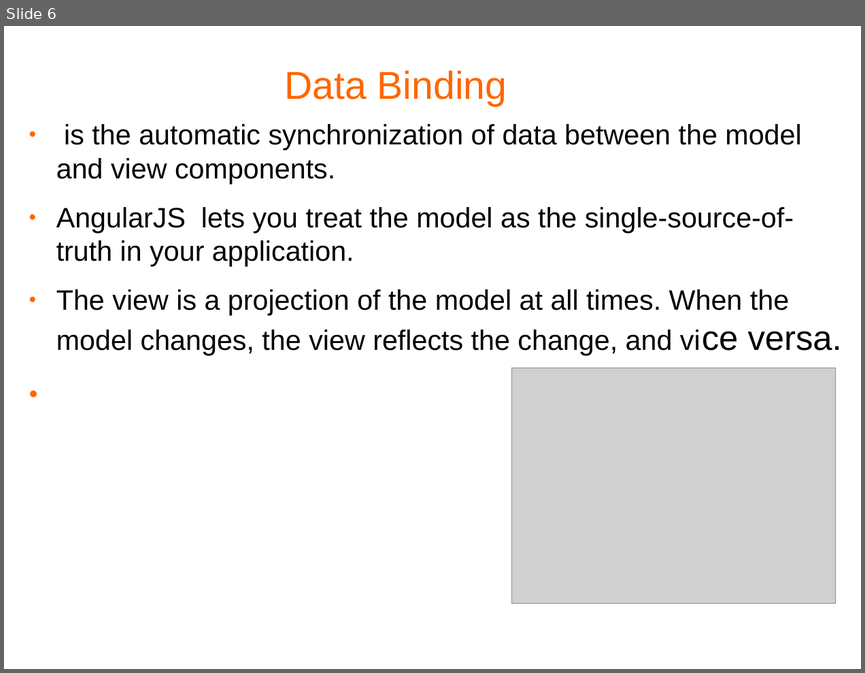
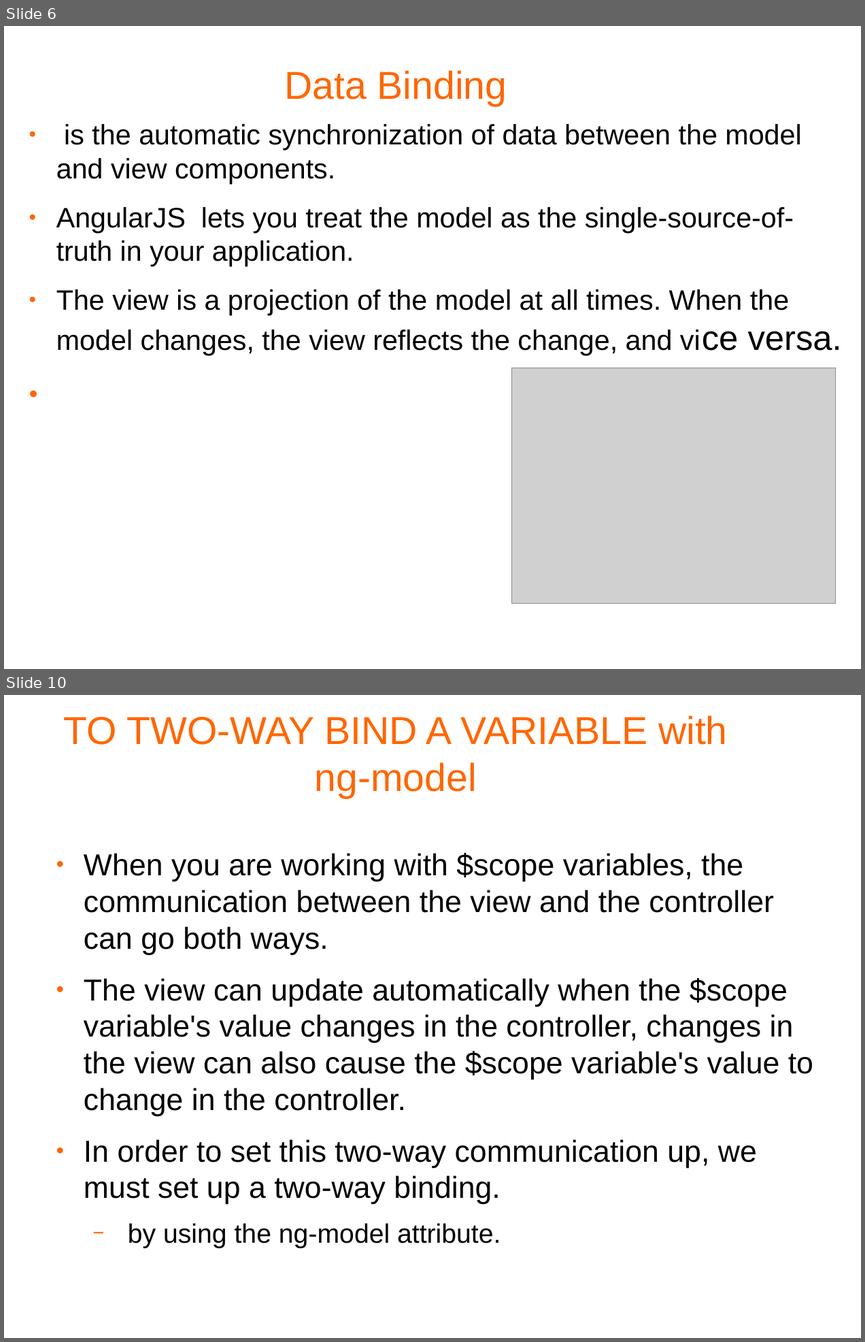
Before and after one commit to mphobwcodes/AngularJSExamples, a slide deck: RealAngularSite/AngularJS.pptx. Shown one above the other, each under a label of ours: slide 6 before the commit, slides 6 and 10 after it; the slides between them are not shown. The pictures are 865x673 and 865x1342 pixels, drawn with LibreOffice and Linux fonts; fonts in the diff are those of the drawing; grey boxes stand for pictures; background and template pictures are left out. Boxes give left, top, right and bottom in pixels: in the first picture for what was removed or moved away, otherwise in the second. Text is boxed around its words. In the diff, an @@ line names an element or a change of style, - is before the commit and + after.

```diff
--- a/RealAngularSite/AngularJS.pptx
+++ b/RealAngularSite/AngularJS.pptx
@@ slide 10 added at bbox=[4, 695, 861, 1338], background #FFFFFF @@
@@ text added at bbox=[63, 715, 728, 798], 36 pt, text #FF6600 @@
+TO TWO-WAY BIND A VARIABLE with ng-model
@@ text added at bbox=[84, 853, 813, 1248], 28.2 pt, text #000000 @@
+● When you are working with $scope variables, the communication between the view and the controller can go both ways.
+● The view can update automatically when the $scope variable's value changes in the controller, changes in the view can also cause the $scope variable's value to change in the controller.
+● In order to set this two-way communication up, we must set up a two-way binding.
+  − by using the ng-model attribute.
```
Also in this commit, not shown: 2 slides changed, 9 other slides added, 2 slides removed, 4 other files.
